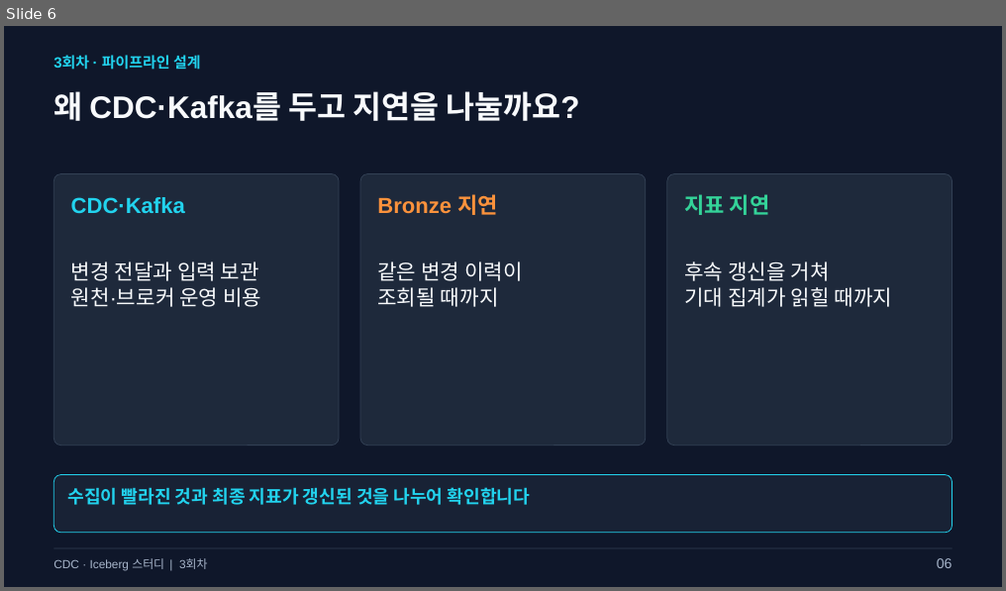
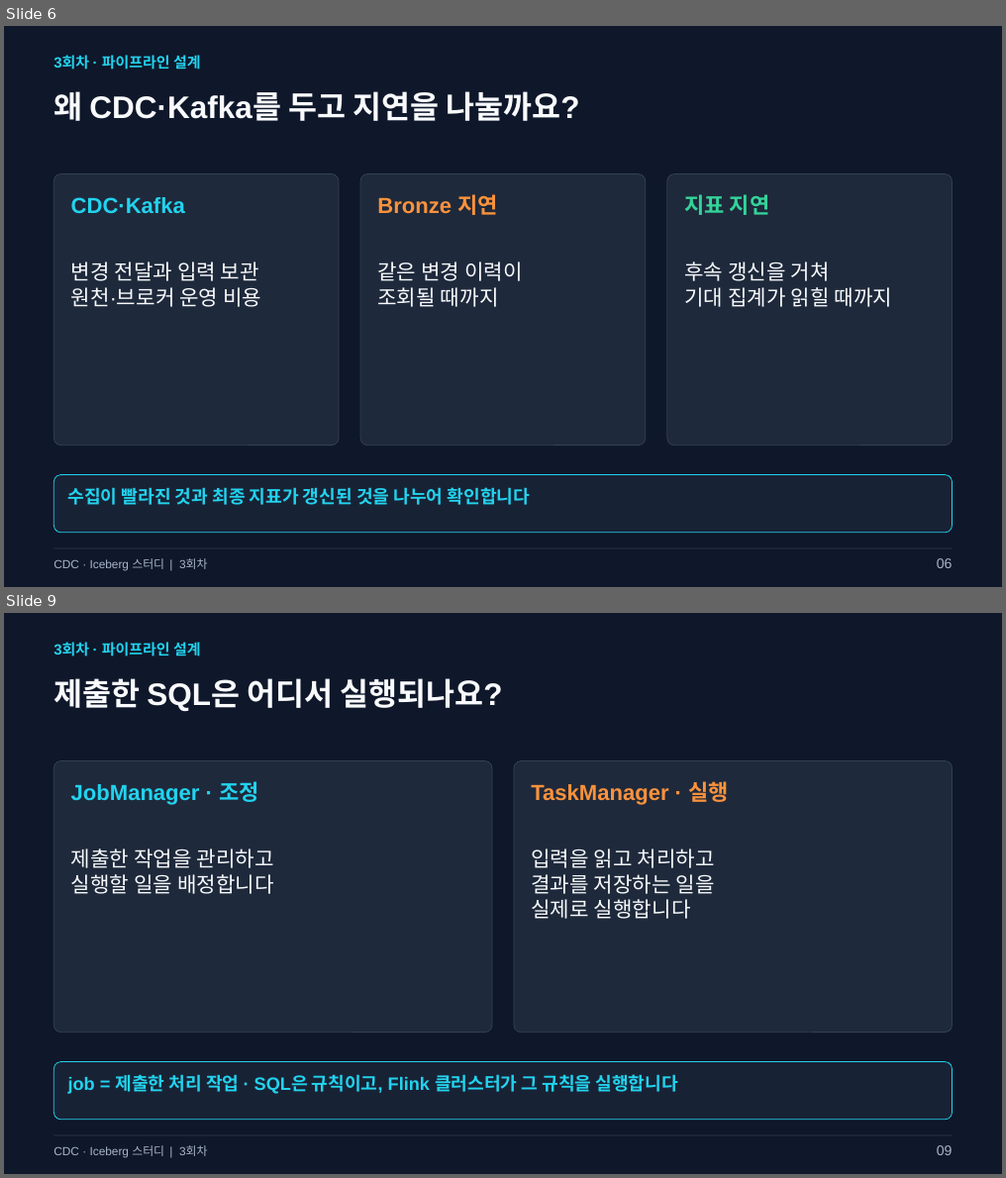
Before and after one commit to kim-dabin/cdc-lakehouse-study, a slide deck: labs/session03/slides/03-session03.pptx. Shown one above the other, each under a label of ours: slide 6 before the commit, slides 6 and 9 after it; the slides between them are not shown. The pictures are 1006x591 and 1006x1178 pixels, drawn with LibreOffice and Linux fonts; fonts in the diff are those of the drawing. Boxes give left, top, right and bottom in pixels: in the first picture for what was removed or moved away, otherwise in the second. Text is boxed around its words. In the diff, an @@ line names an element or a change of style, - is before the commit and + after.

Commit message:
Introduce Flink concepts before runtime and recovery details

```diff
--- a/labs/session03/slides/03-session03.pptx
+++ b/labs/session03/slides/03-session03.pptx
@@ slide 9 added at (4,613,1002,1174), background #0F172A @@
@@ text added at (54,642,201,657), 14.2 pt, text #22D3EE, bold @@
+3회차 · 파이프라인 설계
@@ text added at (54,678,502,711), 30 pt, text #F8FAFC, bold @@
+제출한 SQL은 어디서 실행되나요?
@@ rounded rectangle added at (54,761,492,1032), fill #1E293B, outline #334155 0.75 pt @@
@@ text added at (71,781,259,805), 21 pt, text #22D3EE, bold @@
+JobManager · 조정
@@ rounded rectangle added at (514,761,951,1032), fill #1E293B, outline #334155 0.75 pt @@
@@ text added at (531,781,729,805), 21 pt, text #FB923C, bold @@
+TaskManager · 실행
@@ text added at (71,849,274,894), 20.2 pt, text #F8FAFC @@
+제출한 작업을 관리하고
+실행할 일을 배정합니다
@@ text added at (531,849,715,919), 20.2 pt, text #F8FAFC @@
+입력을 읽고 처리하고
+결과를 저장하는 일을
+실제로 실행합니다
@@ rounded rectangle added at (54,1062,952,1120), fill #182235, outline #22D3EE 0.75 pt @@
@@ text added at (68,1074,678,1094), 17.2 pt, text #22D3EE, bold @@
+job = 제출한 처리 작업 · SQL은 규칙이고, Flink 클러스터가 그 규칙을 실행합니다
@@ text added at (54,1146,207,1158), 11.2 pt, text #A7B5CA @@
+CDC · Iceberg 스터디 | 3회차
@@ rectangle added at (54,1136,952,1137), fill #334155 @@
@@ text added at (937,1146,952,1156), 13.5 pt, text #A7B5CA @@
+09
```
Also in this commit, not shown: 8 slides changed, 1 other slide added, 2 slides removed, 2 other files.
